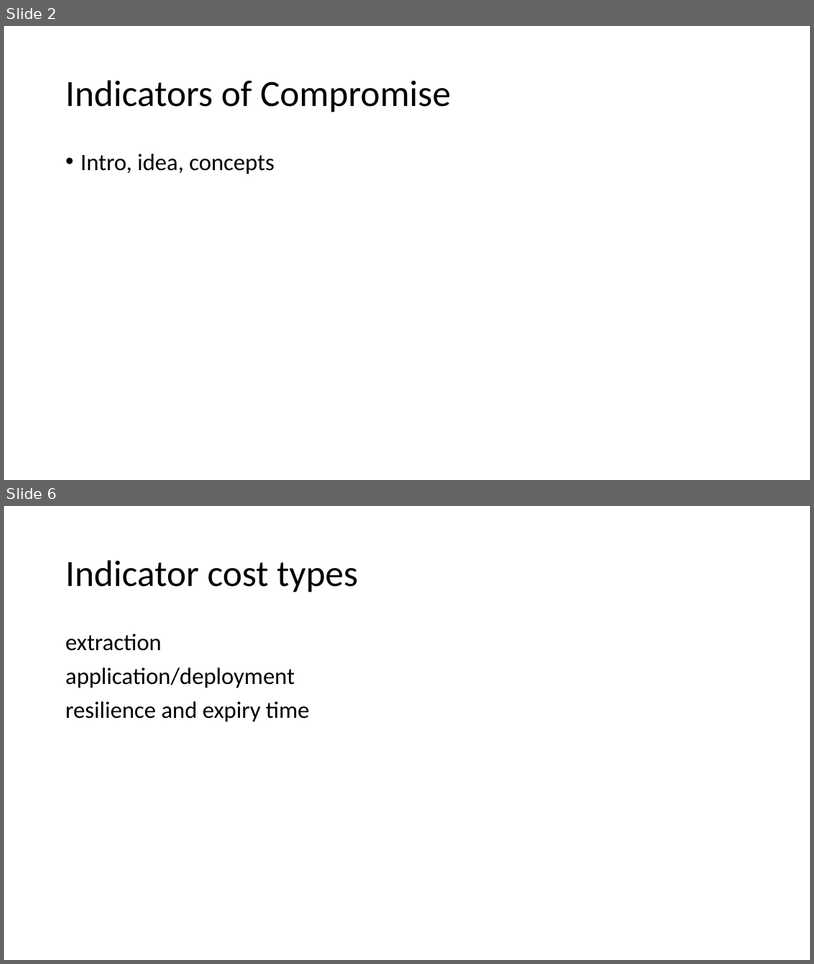
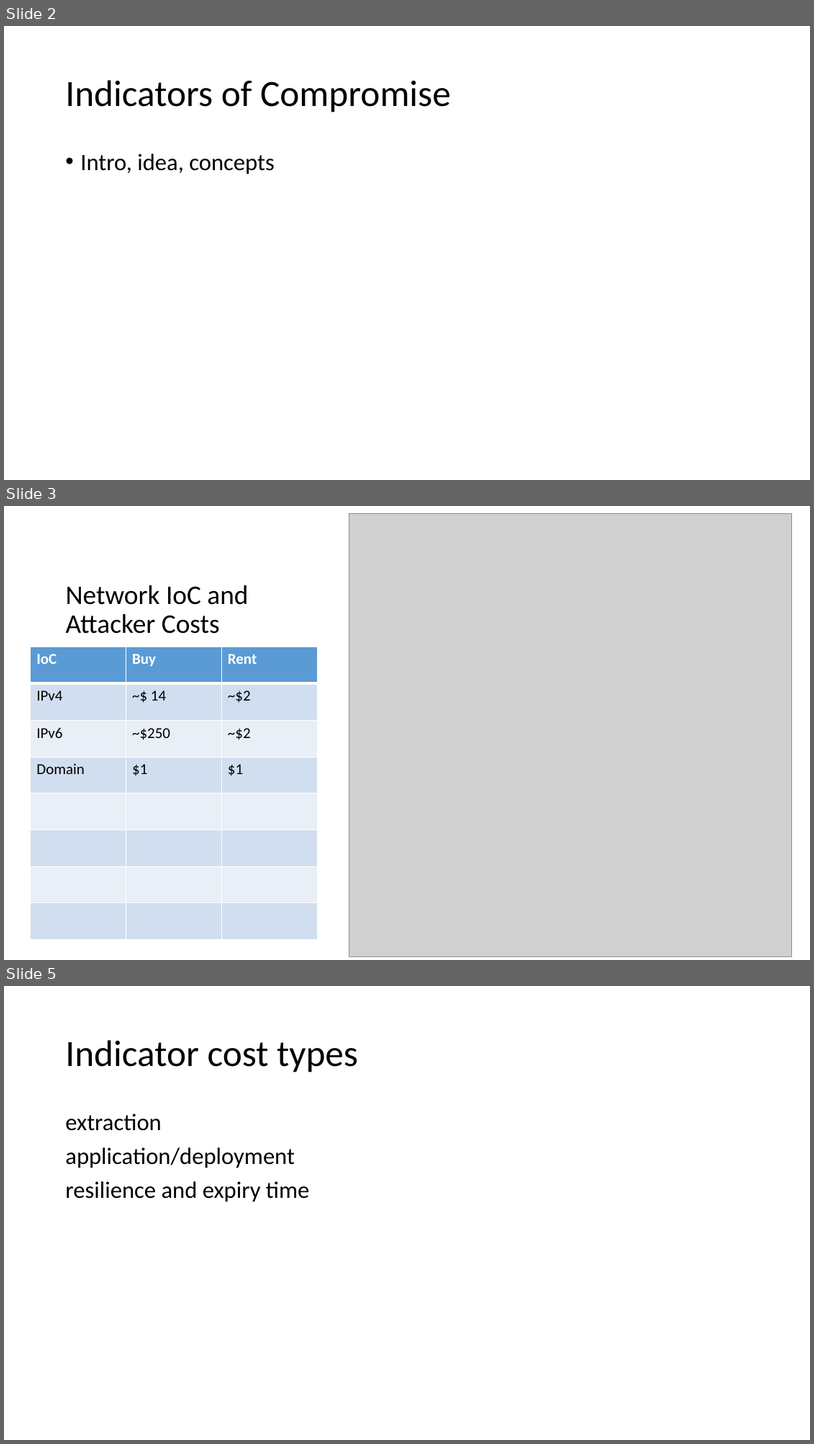
Before and after one commit to pinkflawd/IoCannon, a slide deck: draft.pptx. Shown one above the other, each under a label of ours: slides 2 and 6 before the commit, slides 2, 3 and 5 after it; the slides between them are not shown. The pictures are 814x964 and 814x1444 pixels, drawn with LibreOffice and Linux fonts; fonts in the diff are those of the drawing; grey boxes stand for pictures. Boxes give left, top, right and bottom in pixels: in the first picture for what was removed or moved away, otherwise in the second. Text is boxed around its words. In the diff, an @@ line names an element or a change of style, - is before the commit and + after.

Commit message:
Added a few slides and photos.

```diff
--- a/draft.pptx
+++ b/draft.pptx
@@ slide 3 added at bbox=[4, 506, 810, 960], background #FFFFFF @@
@@ picture added at bbox=[350, 513, 792, 956] @@
@@ title added at bbox=[66, 585, 248, 633], 32 pt, text #000000 @@
+Network IoC and Attacker Costs
@@ table added at bbox=[31, 647, 317, 939], 8 rows, 3 columns @@
+IoC | Buy | Rent
+IPv4 | ~$ 14 | ~$2
+IPv6 | ~$250 | ~$2
+Domain | $1 | $1
+ |  | 
+ |  | 
+ |  | 
+ |  | 
@@ what was slide 6 is now slide 5 @@
```
Also in this commit, not shown: 1 slide changed, 2 other slides added, 1 slide removed.
